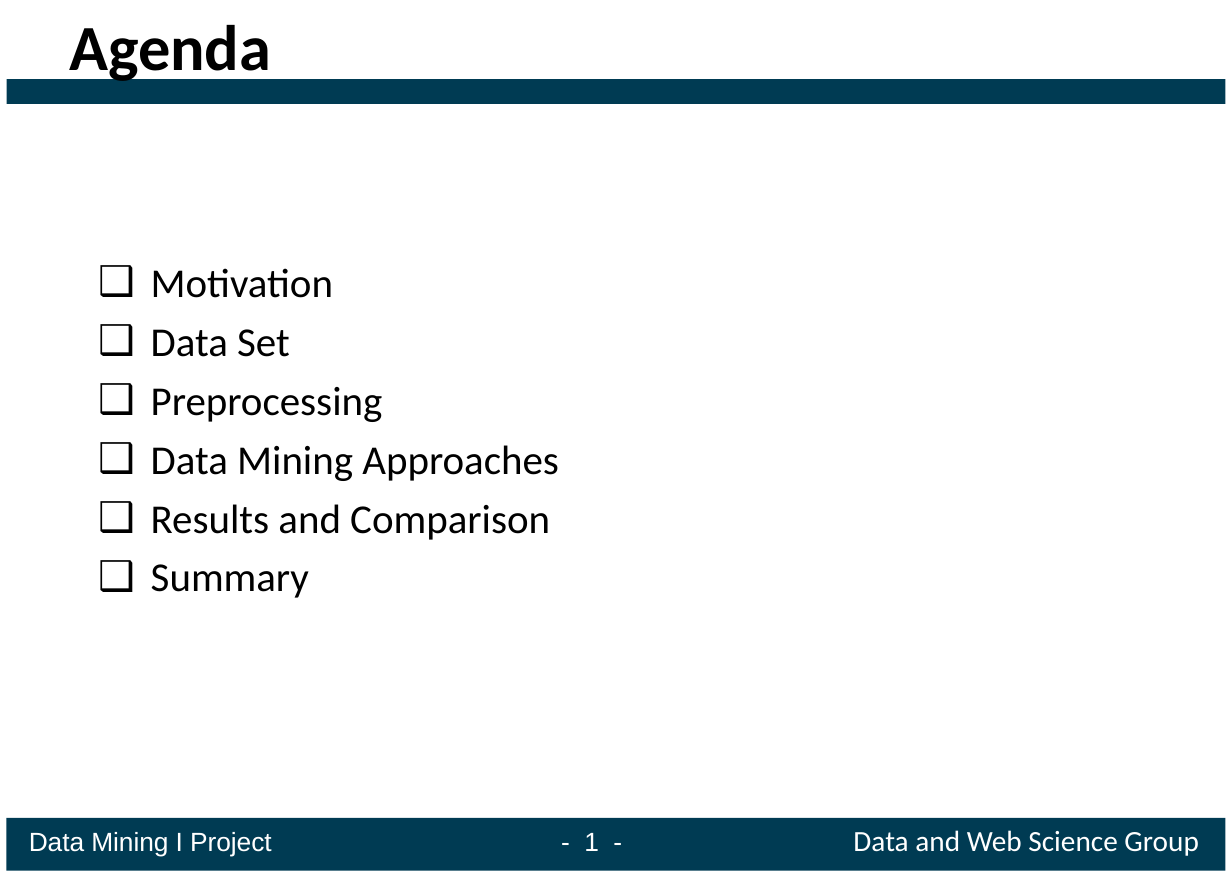
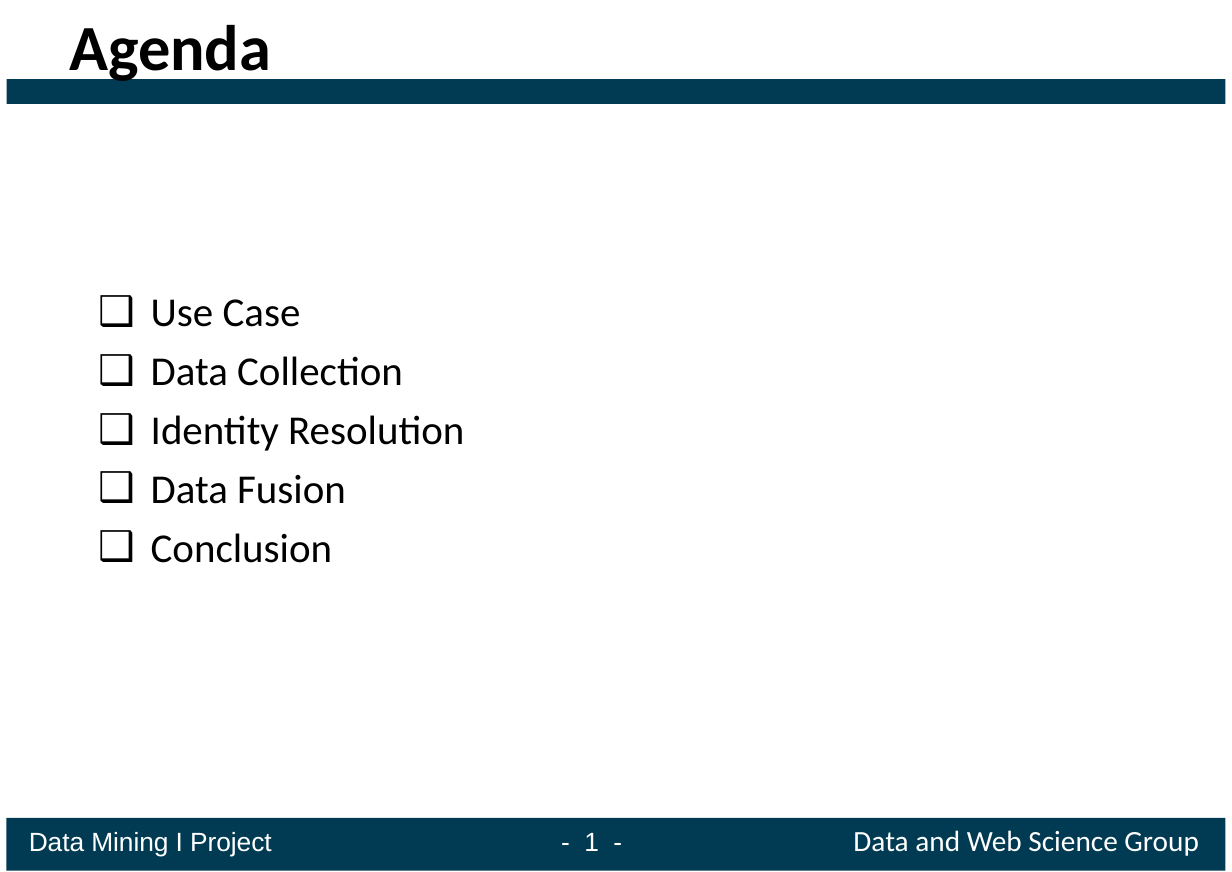
Before and after one commit to ofrendo/WebDataIntegration, a slide deck: slide 2 of presentation/Presentation_template.pptx. Drawn at 1232x872 pixels with LibreOffice and Linux fonts; fonts in the diff are those of the drawing. Boxes give left, top, right and bottom in pixels: in the first picture for what was removed or moved away, otherwise in the second. Text is boxed around its words. In the diff, an @@ line names an element or a change of style, - is before the commit and + after.

```diff
--- a/presentation/Presentation_template.pptx
+++ b/presentation/Presentation_template.pptx
@@ text at [151,299,464,563]: text changed @@
-  ❑ Motivation
-  ❑ Data Set
-  ❑ Preprocessing
-  ❑ Data Mining Approaches
-  ❑ Results and Comparison
-  ❑ Summary
+  ❑ Use Case
+  ❑ Data Collection
+  ❑ Identity Resolution
+  ❑ Data Fusion
+  ❑ Conclusion
```
Also in this commit, not shown: 1 other slide changed, 2 slides added, 1 slide removed, 1 other file.
